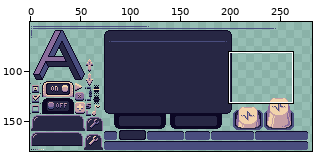
Two versions of one sprite sheet, AudioInput/Sprites/Assets.png. The picture above shows the old version from afar; the outline marks the close-up.
Close-up. Earlier state:
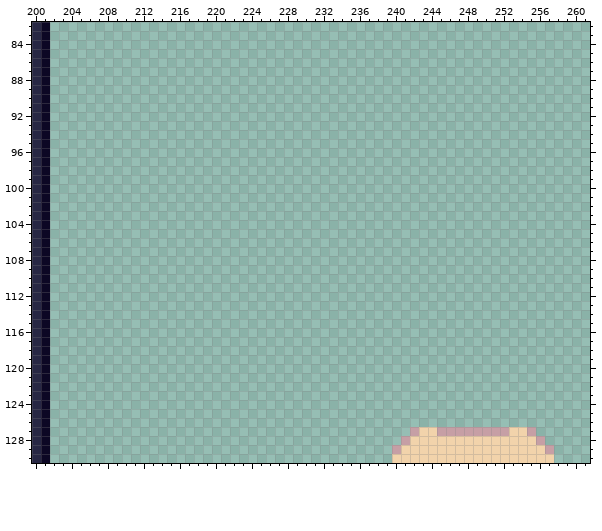
The file is 320x180 pixels. Shown: x 200..261, y 82..130. The wide view leaves out empty margins.
The same view after the edit:
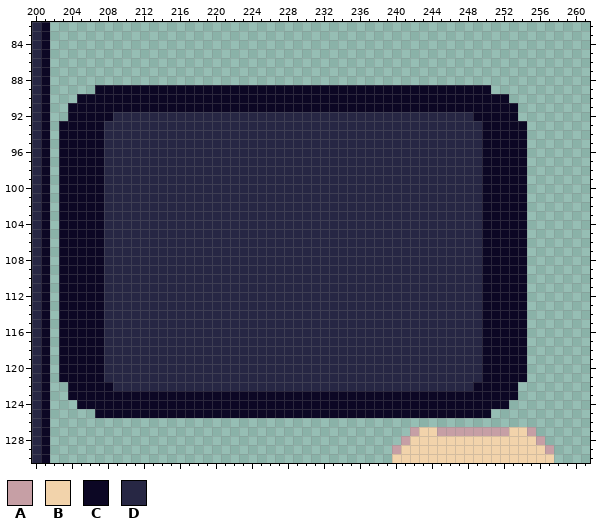
Palette (. is transparent): A #c69fa5  B #f2d3ab  C #0c0724  D #272744
The exact change:
@@ x 200..261 @@
  88 DC............................................................
- 89 DC............................................................
- 90 DC............................................................
- 91 DC............................................................
- 92 DC............................................................
- 93 DC............................................................
- 94 DC............................................................
- 95 DC............................................................
- 96 DC............................................................
- 97 DC............................................................
- 98 DC............................................................
- 99 DC............................................................
-100 DC............................................................
-101 DC............................................................
-102 DC............................................................
-103 DC............................................................
-104 DC............................................................
-105 DC............................................................
-106 DC............................................................
-107 DC............................................................
-108 DC............................................................
-109 DC............................................................
-110 DC............................................................
-111 DC............................................................
-112 DC............................................................
-113 DC............................................................
-114 DC............................................................
-115 DC............................................................
-116 DC............................................................
-117 DC............................................................
-118 DC............................................................
-119 DC............................................................
-120 DC............................................................
-121 DC............................................................
-122 DC............................................................
-123 DC............................................................
-124 DC............................................................
-125 DC............................................................
+ 89 DC.....CCCCCCCCCCCCCCCCCCCCCCCCCCCCCCCCCCCCCCCCCCCC...........
+ 90 DC...CCCCCCCCCCCCCCCCCCCCCCCCCCCCCCCCCCCCCCCCCCCCCCCC.........
+ 91 DC..CCCCCCCCCCCCCCCCCCCCCCCCCCCCCCCCCCCCCCCCCCCCCCCCCC........
+ 92 DC..CCCCCDDDDDDDDDDDDDDDDDDDDDDDDDDDDDDDDDDDDDDDDCCCCC........
+ 93 DC.CCCCCDDDDDDDDDDDDDDDDDDDDDDDDDDDDDDDDDDDDDDDDDDCCCCC.......
+ 94 DC.CCCCCDDDDDDDDDDDDDDDDDDDDDDDDDDDDDDDDDDDDDDDDDDCCCCC.......
+ 95 DC.CCCCCDDDDDDDDDDDDDDDDDDDDDDDDDDDDDDDDDDDDDDDDDDCCCCC.......
+ 96 DC.CCCCCDDDDDDDDDDDDDDDDDDDDDDDDDDDDDDDDDDDDDDDDDDCCCCC.......
+ 97 DC.CCCCCDDDDDDDDDDDDDDDDDDDDDDDDDDDDDDDDDDDDDDDDDDCCCCC.......
+ 98 DC.CCCCCDDDDDDDDDDDDDDDDDDDDDDDDDDDDDDDDDDDDDDDDDDCCCCC.......
+ 99 DC.CCCCCDDDDDDDDDDDDDDDDDDDDDDDDDDDDDDDDDDDDDDDDDDCCCCC.......
+100 DC.CCCCCDDDDDDDDDDDDDDDDDDDDDDDDDDDDDDDDDDDDDDDDDDCCCCC.......
+101 DC.CCCCCDDDDDDDDDDDDDDDDDDDDDDDDDDDDDDDDDDDDDDDDDDCCCCC.......
+102 DC.CCCCCDDDDDDDDDDDDDDDDDDDDDDDDDDDDDDDDDDDDDDDDDDCCCCC.......
+103 DC.CCCCCDDDDDDDDDDDDDDDDDDDDDDDDDDDDDDDDDDDDDDDDDDCCCCC.......
+104 DC.CCCCCDDDDDDDDDDDDDDDDDDDDDDDDDDDDDDDDDDDDDDDDDDCCCCC.......
+105 DC.CCCCCDDDDDDDDDDDDDDDDDDDDDDDDDDDDDDDDDDDDDDDDDDCCCCC.......
+106 DC.CCCCCDDDDDDDDDDDDDDDDDDDDDDDDDDDDDDDDDDDDDDDDDDCCCCC.......
+107 DC.CCCCCDDDDDDDDDDDDDDDDDDDDDDDDDDDDDDDDDDDDDDDDDDCCCCC.......
+108 DC.CCCCCDDDDDDDDDDDDDDDDDDDDDDDDDDDDDDDDDDDDDDDDDDCCCCC.......
+109 DC.CCCCCDDDDDDDDDDDDDDDDDDDDDDDDDDDDDDDDDDDDDDDDDDCCCCC.......
+110 DC.CCCCCDDDDDDDDDDDDDDDDDDDDDDDDDDDDDDDDDDDDDDDDDDCCCCC.......
+111 DC.CCCCCDDDDDDDDDDDDDDDDDDDDDDDDDDDDDDDDDDDDDDDDDDCCCCC.......
+112 DC.CCCCCDDDDDDDDDDDDDDDDDDDDDDDDDDDDDDDDDDDDDDDDDDCCCCC.......
+113 DC.CCCCCDDDDDDDDDDDDDDDDDDDDDDDDDDDDDDDDDDDDDDDDDDCCCCC.......
+114 DC.CCCCCDDDDDDDDDDDDDDDDDDDDDDDDDDDDDDDDDDDDDDDDDDCCCCC.......
+115 DC.CCCCCDDDDDDDDDDDDDDDDDDDDDDDDDDDDDDDDDDDDDDDDDDCCCCC.......
+116 DC.CCCCCDDDDDDDDDDDDDDDDDDDDDDDDDDDDDDDDDDDDDDDDDDCCCCC.......
+117 DC.CCCCCDDDDDDDDDDDDDDDDDDDDDDDDDDDDDDDDDDDDDDDDDDCCCCC.......
+118 DC.CCCCCDDDDDDDDDDDDDDDDDDDDDDDDDDDDDDDDDDDDDDDDDDCCCCC.......
+119 DC.CCCCCDDDDDDDDDDDDDDDDDDDDDDDDDDDDDDDDDDDDDDDDDDCCCCC.......
+120 DC.CCCCCDDDDDDDDDDDDDDDDDDDDDDDDDDDDDDDDDDDDDDDDDDCCCCC.......
+121 DC.CCCCCDDDDDDDDDDDDDDDDDDDDDDDDDDDDDDDDDDDDDDDDDDCCCCC.......
+122 DC..CCCCCDDDDDDDDDDDDDDDDDDDDDDDDDDDDDDDDDDDDDDDDCCCCC........
+123 DC..CCCCCCCCCCCCCCCCCCCCCCCCCCCCCCCCCCCCCCCCCCCCCCCCCC........
+124 DC...CCCCCCCCCCCCCCCCCCCCCCCCCCCCCCCCCCCCCCCCCCCCCCCC.........
+125 DC.....CCCCCCCCCCCCCCCCCCCCCCCCCCCCCCCCCCCCCCCCCCCC...........
 126 DC............................................................
